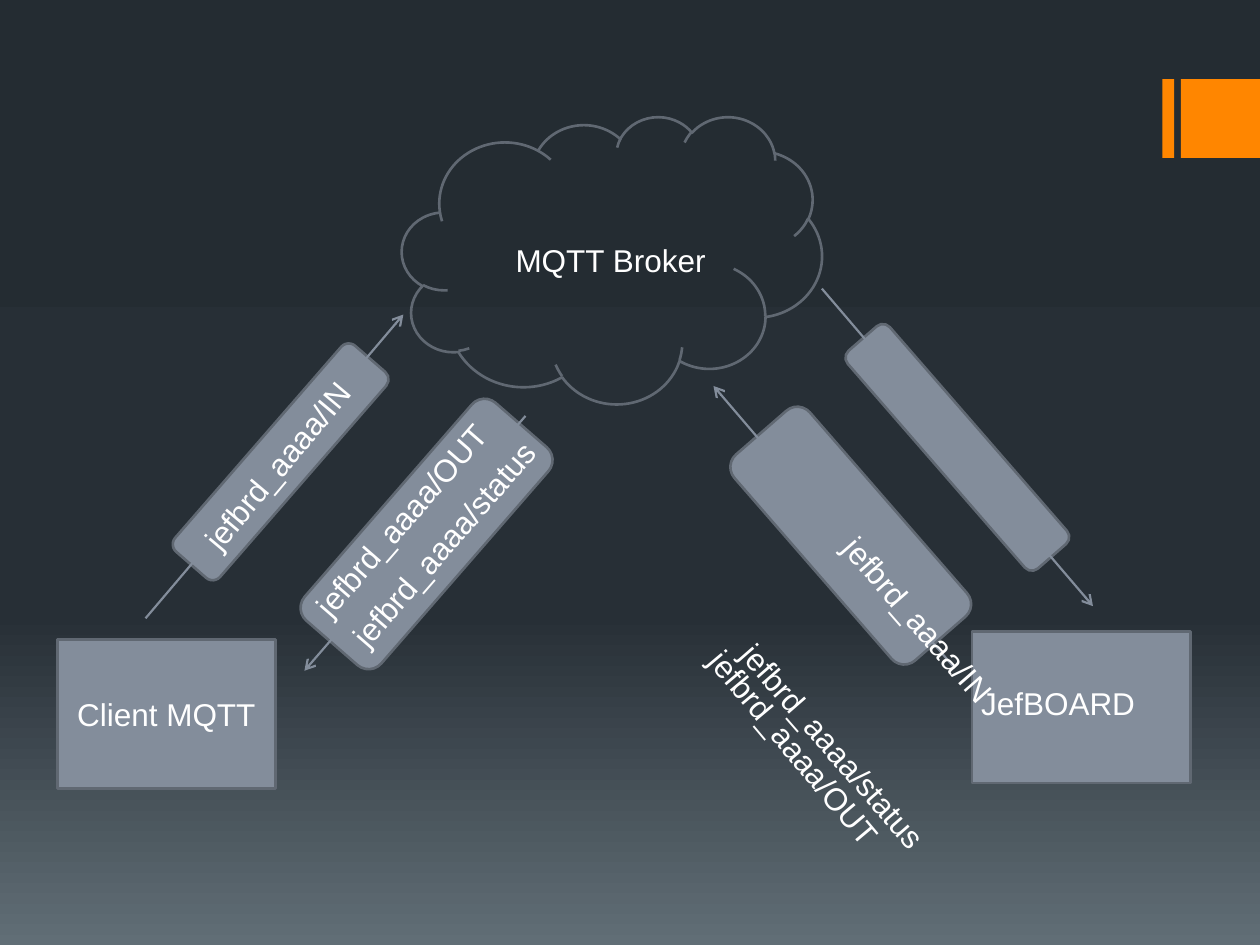
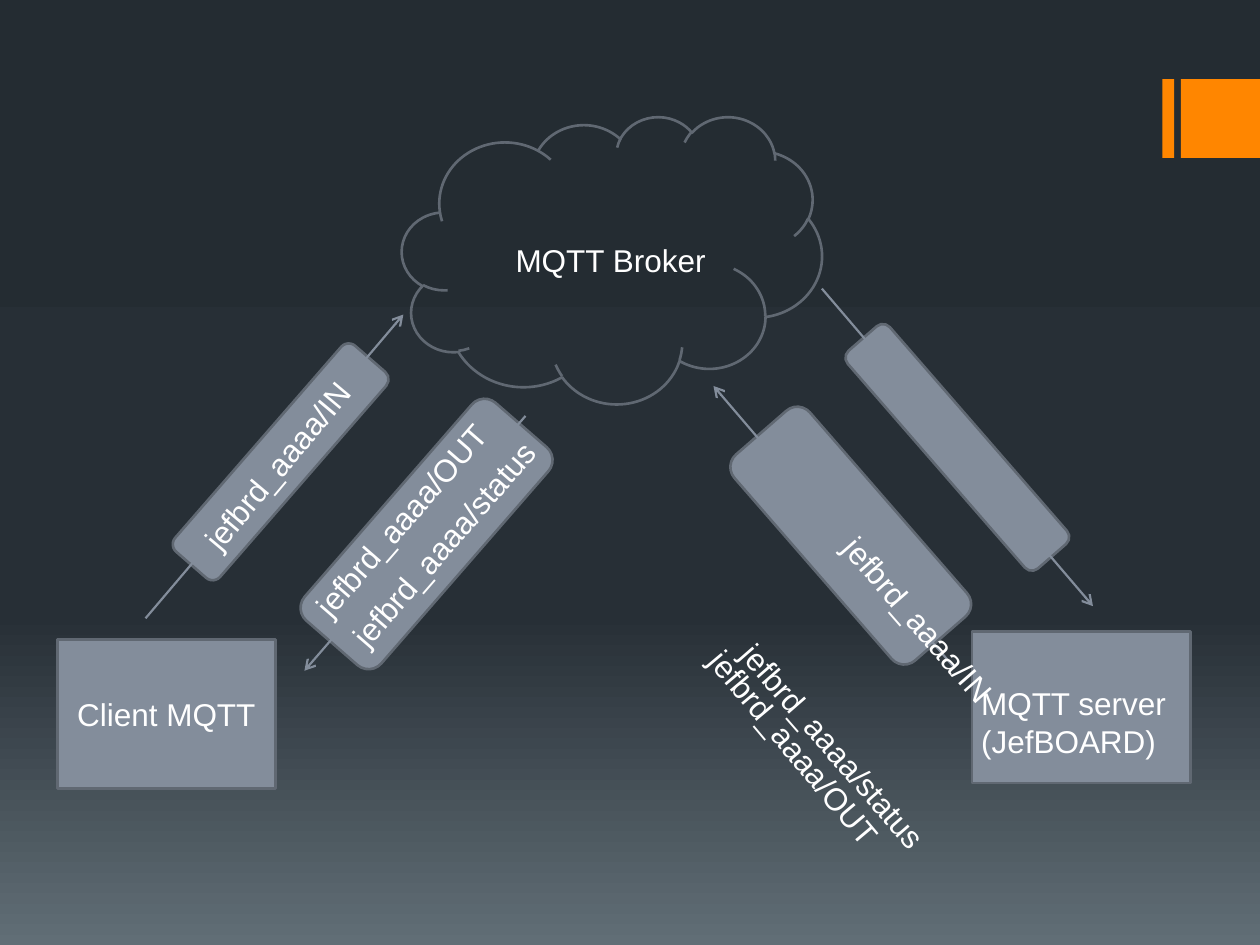
Before and after one commit to jef238/MQTT-Server, a slide deck: slide 1 of diagramma.pptx. Drawn at 1260x945 pixels with LibreOffice and Linux fonts; fonts in the diff are those of the drawing. Boxes give left, top, right and bottom in pixels: in the first picture for what was removed or moved away, otherwise in the second. Text is boxed around its words. In the diff, an @@ line names an element or a change of style, - is before the commit and + after.

```diff
--- a/diagramma.pptx
+++ b/diagramma.pptx
@@ text at (981, 690, 1165, 759): text changed @@
-JefBOARD
+MQTT server
+(JefBOARD)
```
Also in this commit, not shown: 1 other file.
